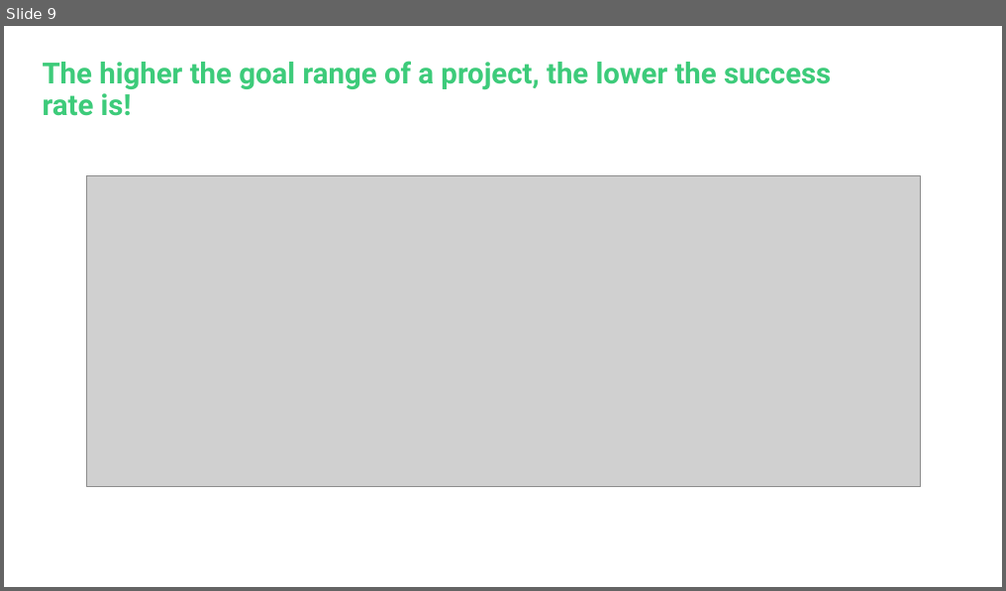
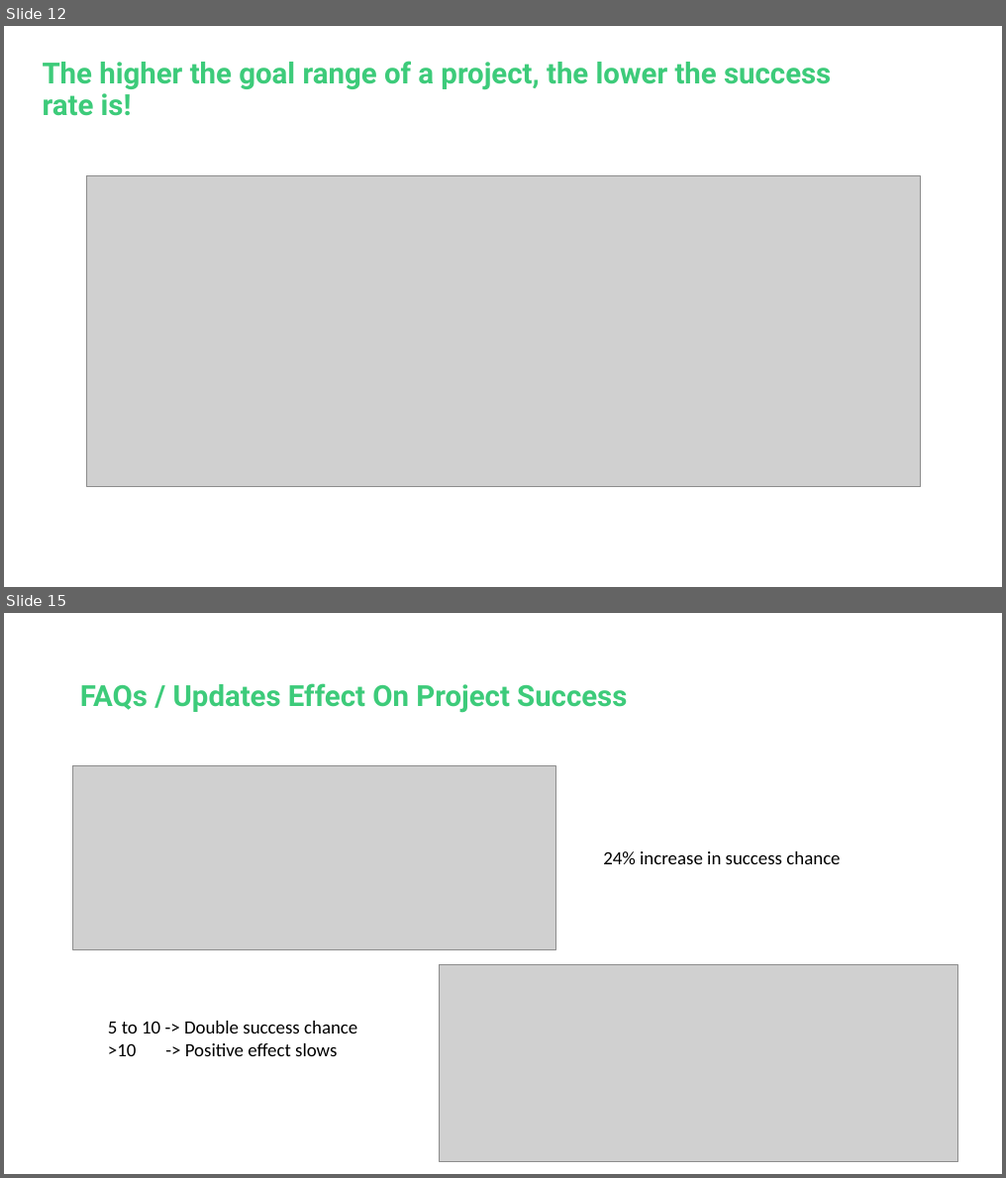
Before and after one commit to Blue0710/KicktraqScraper, a slide deck: ALI HILMI UYSAL_SCRAPING KICKSTARTER.pptx. Shown one above the other, each under a label of ours: slide 9 before the commit, slides 12 and 15 after it; the slides between them are not shown. The pictures are 1006x591 and 1006x1178 pixels, drawn with LibreOffice and Linux fonts; fonts in the diff are those of the drawing; grey boxes stand for pictures; background and template pictures are left out. Boxes give left, top, right and bottom in pixels: in the first picture for what was removed or moved away, otherwise in the second. Text is boxed around its words. In the diff, an @@ line names an element or a change of style, - is before the commit and + after.

```diff
--- a/ALI HILMI UYSAL_SCRAPING KICKSTARTER.pptx
+++ b/ALI HILMI UYSAL_SCRAPING KICKSTARTER.pptx
@@ slide 15 added at bbox=[4, 613, 1002, 1174], background #FFFFFF @@
@@ title added at bbox=[80, 683, 627, 713], 28 pt, text #3DCB7A, bold @@
+FAQs / Updates Effect On Project Success
@@ picture added at bbox=[73, 766, 556, 950] @@
@@ text added at bbox=[603, 852, 840, 864], 18 pt, text #000000 @@
+24% increase in success chance
@@ picture added at bbox=[439, 964, 957, 1161] @@
@@ text added at bbox=[108, 1021, 357, 1057], 18 pt, text #000000 @@
+5 to 10 -> Double success chance
+>10 -> Positive effect slows
@@ what was slide 9 is now slide 12 @@
```
Also in this commit, not shown: 7 slides changed, 6 other slides added, 1 slide removed, 3 other files.
